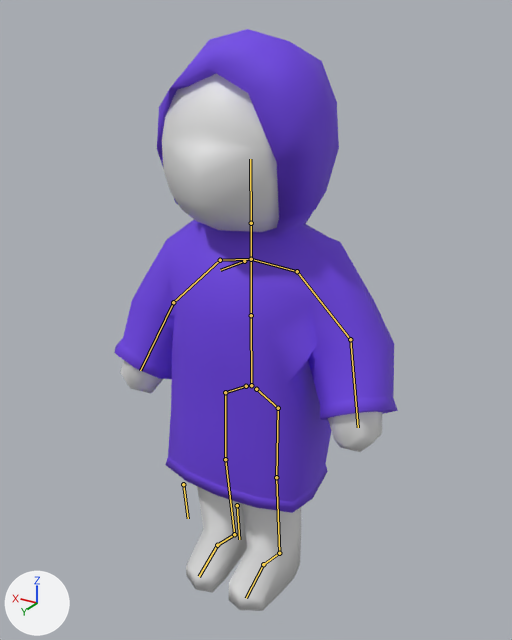
A saved change to the Blender file Assets/Resources/Models/Character/Angel.blend.
Both versions are drawn from a 50 mm lens placed at (-5.78, 9.47, 9.93), pointed at (-0.01, -0.14, 5.12). The lights are fixed; the arrows at lower left show +X, +Y and +Z. Both versions are drawn at frame 0 of the action 'idle'; the numbers are the values there. The bones that bend it are drawn over the model as lines.

Names of what the first picture shows: 'Body', 'Hoodie'.
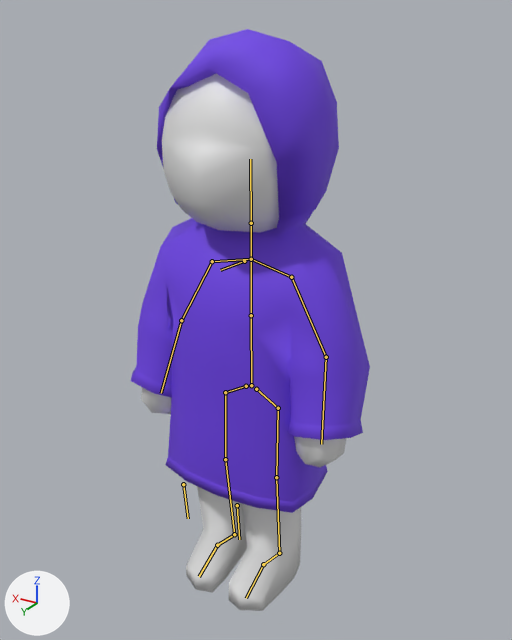
Commit message: arms updated, weird bug where idle animation only plays after glide state

Pixel boxes [x1, y1, x2, y2] of what changed, in the pictures (512 x 640 px):
'Hoodie', posed (16% narrower)
    before: [114, 29, 398, 513]
    after: [131, 29, 370, 513]
'Body', posed (22% narrower)
    before: [120, 73, 382, 611]
    after: [141, 73, 346, 611]
bone 'shoulderBone.L', root to tip
    before: (251, 259) to (297, 271)
    after: (251, 259) to (291, 277)
bone 'armBone.L', root to tip
    before: (297, 271) to (350, 339)
    after: (291, 277) to (326, 357)
bone 'handBone.L', root to tip
    before: (350, 339) to (358, 427)
    after: (326, 357) to (321, 444)
bone 'shoulderBone.R', root to tip
    before: (251, 259) to (220, 260)
    after: (251, 259) to (212, 261)
bone 'armBone.R', root to tip
    before: (220, 260) to (173, 302)
    after: (212, 261) to (181, 320)
bone 'handBone.R', root to tip
    before: (173, 302) to (140, 370)
    after: (181, 320) to (161, 393)

The change, as a list of edits to the scene's bpy script:
```text
Change bone_shoulderbone_l:
    where bone_shoulderbone_l = bpy.data.objects['Armature'].pose.bones['shoulderBone.L']  # child of 'upperSpineBone'
    bone_shoulderbone_l.rotation_quaternion: (0.984, -0.175, -0.018, -0.101) -> (0.993, 0.018, 0.055, -0.104)  # degrees (-20, -4, -11) -> degrees (1, 6, -12)
Change bone_armbone_l:
    where bone_armbone_l = bpy.data.objects['Armature'].pose.bones['armBone.L']  # child of 'shoulderBone.L'
    bone_armbone_l.rotation_quaternion: (0.948, 0.141, 0.075, -0.274) -> (0.914, 0.039, -0.052, -0.401)  # degrees (13, 13, -31) -> degrees (7, -4, -48)
Change bone_handbone_l:
    where bone_handbone_l = bpy.data.objects['Armature'].pose.bones['handBone.L']  # child of 'armBone.L'
    bone_handbone_l.rotation_quaternion: (0.956, 0.258, -0.011, -0.137) -> (0.975, 0.176, 0.075, -0.116)  # degrees (30, 3, -16) -> degrees (19, 11, -12)
Change bone_shoulderbone_r:
    where bone_shoulderbone_r = bpy.data.objects['Armature'].pose.bones['shoulderBone.R']  # child of 'upperSpineBone'
    bone_shoulderbone_r.rotation_quaternion: (0.985, -0.118, 0.015, 0.123) -> (1.012, 0.018, -0.056, 0.106)  # degrees (-13, 3, 14) -> degrees (1, -6, 12)
Change bone_armbone_r:
    where bone_armbone_r = bpy.data.objects['Armature'].pose.bones['armBone.R']  # child of 'shoulderBone.R'
    bone_armbone_r.rotation_quaternion: (0.96, 0.13, -0.071, 0.239) -> (0.914, 0.039, 0.052, 0.401)  # degrees (13, -11, 27) -> degrees (7, 4, 48)
Change bone_handbone_r:
    where bone_handbone_r = bpy.data.objects['Armature'].pose.bones['handBone.R']  # child of 'armBone.R'
    bone_handbone_r.rotation_quaternion: (0.955, 0.241, -0.034, 0.171) -> (0.975, 0.176, -0.075, 0.116)  # degrees (27, -8, 18) -> degrees (19, -11, 12)
```
